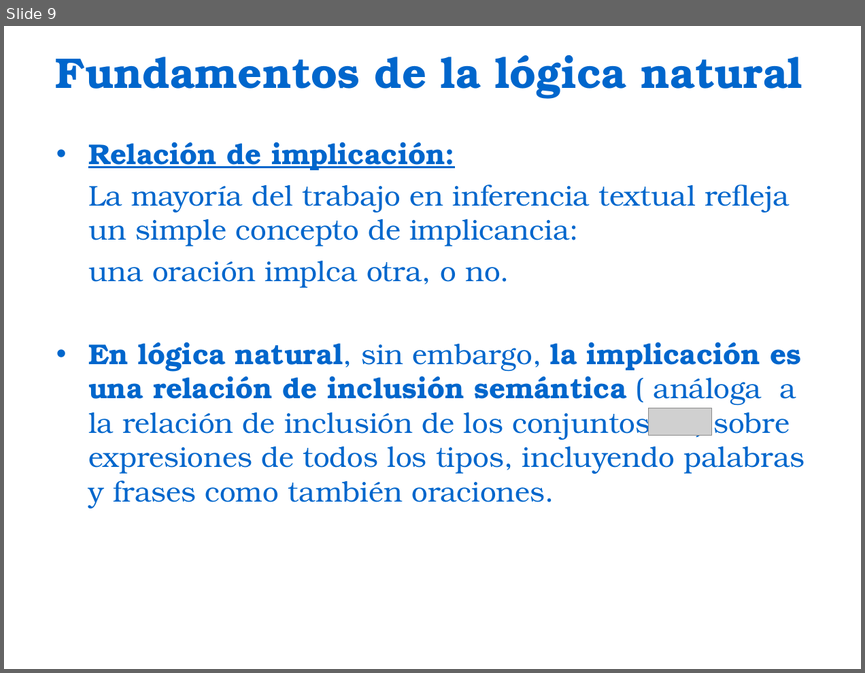
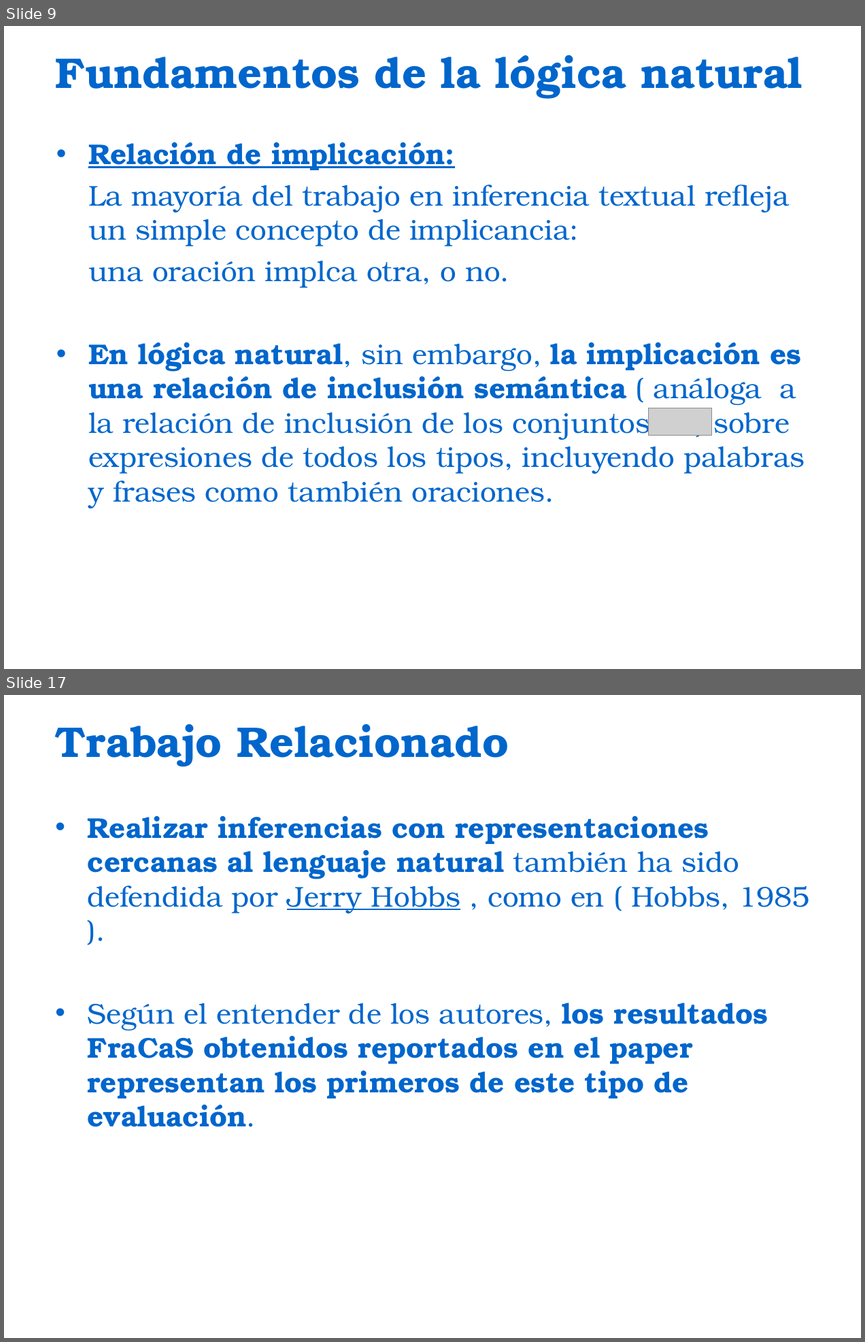
Before and after one commit to bestiapop/tangerine, a slide deck: Natural Logic for Textual Inference.ppt. Shown one above the other, each under a label of ours: slide 9 before the commit, slides 9 and 17 after it; the slides between them are not shown. The pictures are 865x673 and 865x1342 pixels, drawn with LibreOffice and Linux fonts; fonts in the diff are those of the drawing; grey boxes stand for pictures; background and template pictures are left out. Boxes give left, top, right and bottom in pixels: in the first picture for what was removed or moved away, otherwise in the second. Text is boxed around its words. In the diff, an @@ line names an element or a change of style, - is before the commit and + after.

Commit message:
Paper
Me falta hacer la parte 5

```diff
--- a/Natural Logic for Textual Inference.ppt
+++ b/Natural Logic for Textual Inference.ppt
@@ slide 17 added at [4,695,861,1338], background picture (left out) @@
@@ title added at [55,724,509,767], 36 pt, text #0066CC, bold @@
+Trabajo Relacionado
@@ text added at [88,816,809,1127], 24 pt, text #0066CC, bold @@
+• Realizar inferencias con representaciones cercanas al lenguaje natural también ha sido defendida por Jerry Hobbs , como en ( Hobbs, 1985 ).
+• Según el entender de los autores, los resultados FraCaS obtenidos reportados en el paper representan los primeros de este tipo de evaluación.
```
Also in this commit, not shown: 3 slides changed, 8 other slides added, 2 slides removed.
